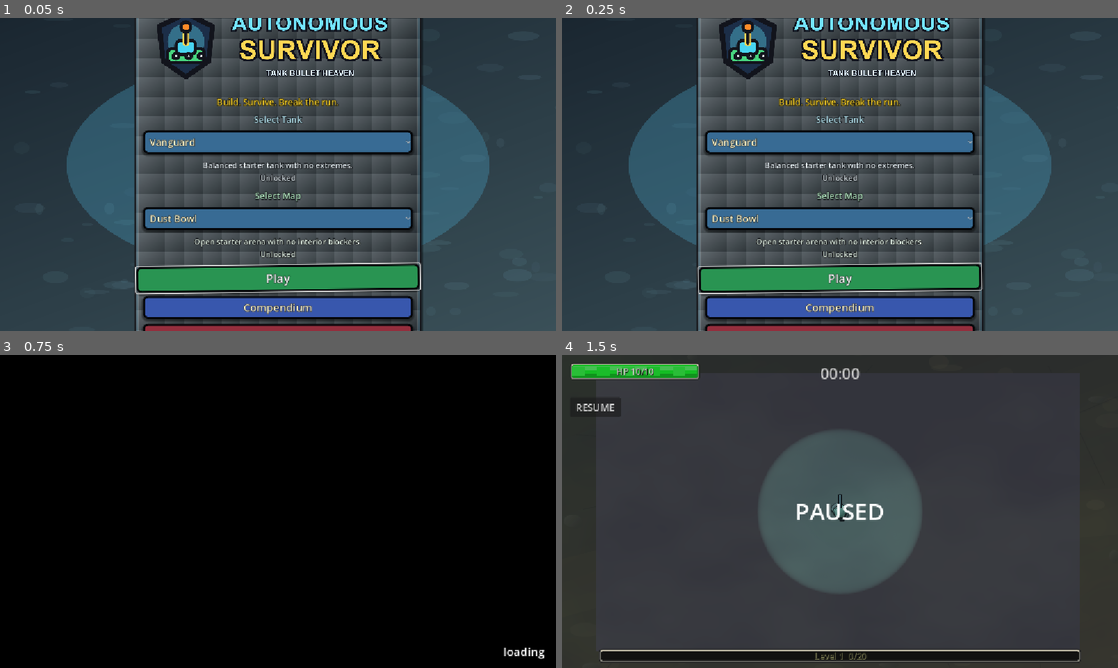
Above: before the commit, frames 1-4 (two rows, left to right).
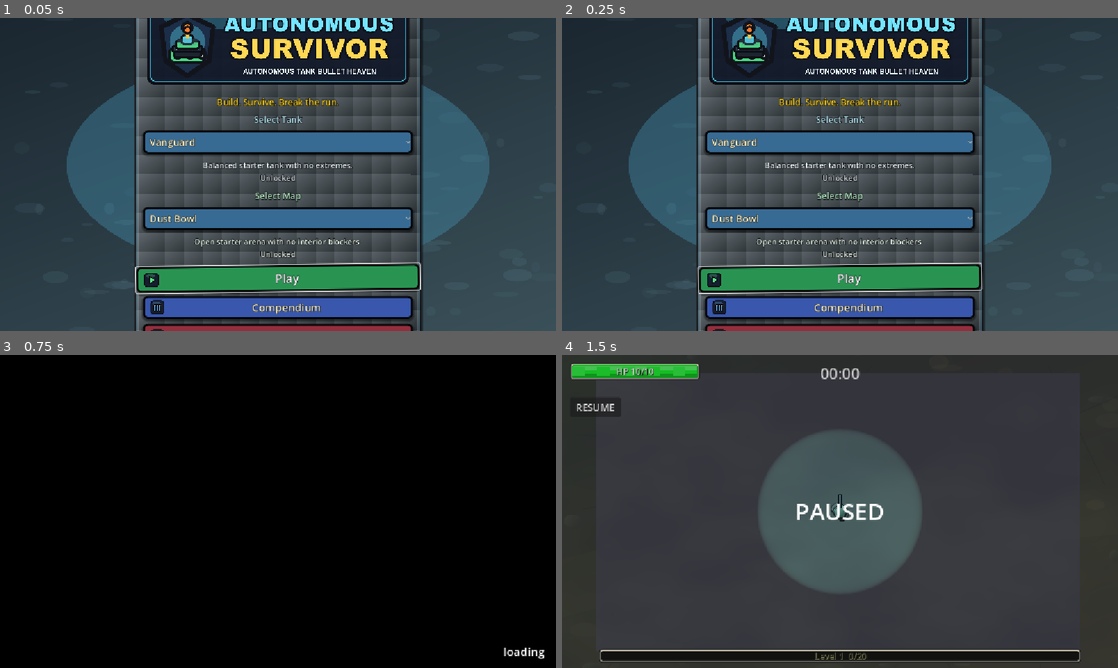
Above: after the commit, the same moments.

Repository: satoshimatos/autonomous-survivor
Game: Godot game, scene res://scenes/core/main_menu.tscn
Two runs of this game, one before a commit and one after it. Both use one fixed random seed, a clock stepped at 60 frames per second and the inputs below.
Inputs (mouse positions are in pixels of both pictures, inside the frame that each line leads up to):
- Up to frame 1 (0.05 s): no input
- Up to frame 2 (0.25 s): no input
- Up to frame 3 (0.75 s): click "Play" at 0.5 s
- Up to frame 4 (1.5 s): tap Enter (ui_accept) at 1.25 s; move the mouse to (962, 495) at 1.27 s; hold D (move_right) from 1.28 s (still down); tap P at 1.35 s; click (962, 495) at 1.42 s

The runs differ from the first frame. In frame 1, 8.3% of the frame differs, in the area x 25-74%, y 0-100%; in frame 2, 8.3%; in frame 3, nothing differs; in frame 4, nothing differs.

Commit message:
Add proper branding icons

Diff:
--- a/scenes/core/main_menu.tscn
+++ b/scenes/core/main_menu.tscn
@@ -1,9 +1,12 @@
-[gd_scene load_steps=5 format=3]
+[gd_scene load_steps=8 format=3]
 
 [ext_resource type="Script" path="res://scripts/core/main_menu.gd" id="1_menu"]
 [ext_resource type="Texture2D" path="res://assets/backgrounds/menu_backdrop_generated.png" id="2_menu_bg"]
 [ext_resource type="Texture2D" path="res://assets/visual/ui/chunky_panel.png" id="3_panel"]
 [ext_resource type="Texture2D" path="res://assets/ui/branding/logo_autonomous_survivor.png" id="4_logo"]
+[ext_resource type="Texture2D" path="res://assets/ui/branding/icon_menu_play.png" id="5_play_icon"]
+[ext_resource type="Texture2D" path="res://assets/ui/branding/icon_menu_compendium.png" id="6_compendium_icon"]
+[ext_resource type="Texture2D" path="res://assets/ui/branding/icon_menu_quit.png" id="7_quit_icon"]
 
 [node name="MainMenu" type="Control"]
 layout_mode = 3
@@ -122,19 +125,28 @@
 custom_minimum_size = Vector2(220, 52)
 layout_mode = 2
 theme_override_font_sizes/font_size = 24
+theme_override_constants/icon_max_width = 32
+icon = ExtResource("5_play_icon")
 text = "Play"
+icon_alignment = 0
 
 [node name="CompendiumButton" type="Button" parent="CenterContainer/VBoxContainer"]
 custom_minimum_size = Vector2(220, 48)
 layout_mode = 2
 theme_override_font_sizes/font_size = 22
+theme_override_constants/icon_max_width = 32
+icon = ExtResource("6_compendium_icon")
 text = "Compendium"
+icon_alignment = 0
 
 [node name="QuitButton" type="Button" parent="CenterContainer/VBoxContainer"]
 custom_minimum_size = Vector2(220, 52)
 layout_mode = 2
 theme_override_font_sizes/font_size = 24
+theme_override_constants/icon_max_width = 32
+icon = ExtResource("7_quit_icon")
 text = "Quit"
+icon_alignment = 0
 
 [connection signal="item_selected" from="CenterContainer/VBoxContainer/TankSelector" to="." method="_on_tank_selector_item_selected"]
 [connection signal="item_selected" from="CenterContainer/VBoxContainer/MapSelector" to="." method="_on_map_selector_item_selected"]
Binary file changed: assets/ui/branding/app_icon.ico
Binary file changed: assets/ui/branding/app_icon_1024.png
Binary file changed: assets/ui/branding/app_icon_256.png
Binary file changed: assets/ui/branding/brand_mark_autonomous_survivor.png
Binary file added: assets/ui/branding/icon_menu_compendium.png
Not shown, added: assets/ui/branding/icon_menu_compendium.png.import
Binary file added: assets/ui/branding/icon_menu_play.png
Not shown, added: assets/ui/branding/icon_menu_play.png.import
Binary file added: assets/ui/branding/icon_menu_quit.png
Not shown, added: assets/ui/branding/icon_menu_quit.png.import
Binary file changed: assets/ui/branding/logo_autonomous_survivor.png
Binary file changed: assets/ui/branding/wordmark_autonomous_survivor.png
(and 4 more such lines)
